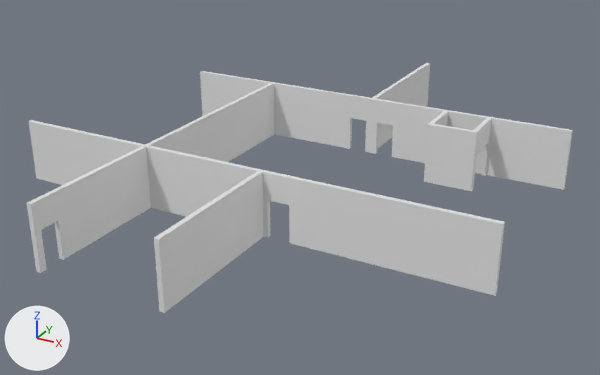
What one commit did to the FBX model Meshes/Bank4thInteriorWall.FBX.
Before and after are seen from a camera (50 mm lens) standing at (19.5, -44.8, 18.7) and looking at (-1.3, -7.0, -0.2). Every picture has the same lights, and +X, +Y and +Z are marked at lower left. Where no turn or scale is listed for an object, it has been applied to the vertices.

Objects in the first picture: 'Bank4thInteriorWall'.
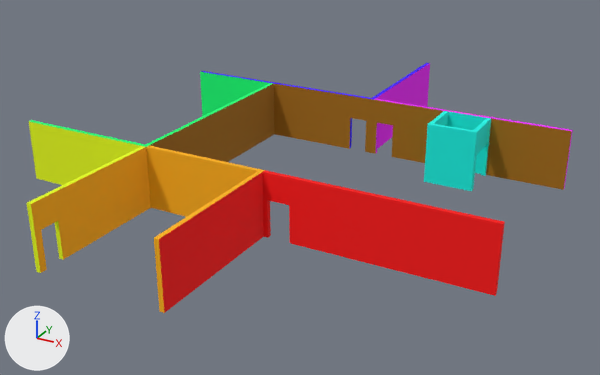
The change in detail:
Material 'Bank4thInteriorWallSet6' (mat_bank4thinteriorwallset6) is new.
Its base color is (1.0, 0.447, 0.0) (orange #ffb200).
Its roughness is 0.859.
Material 'Bank4thInteriorWallSet3' (mat_bank4thinteriorwallset3) is new.
Its base color is (0.0, 0.937, 0.816) (cyan #00f8e9).
Its roughness is 0.859.
Material 'Bank4thInteriorWallSet1' (mat_bank4thinteriorwallset1) is new.
Its base color is (0.0471, 0.0, 1.0) (purple #3d00ff).
Its roughness is 0.859.
Material 'Bank4thInteriorWallSet4' (mat_bank4thinteriorwallset4) is new.
Its base color is (0.0, 1.0, 0.188) (green #00ff78).
Its roughness is 0.859.
Material 'Bank4thInteriorWallSet7' (mat_bank4thinteriorwallset7) is new.
Its base color is (1.0, 0.0, 0.0) (red #ff0000).
Its roughness is 0.859.
Material 'Bank4thInteriorWallSet5' (mat_bank4thinteriorwallset5) is new.
Its base color is (0.82, 0.996, 0.0) (yellow #eaff00).
Its roughness is 0.859.
Material 'Bank4thInteriorWallSet2' (mat_bank4thinteriorwallset2) is new.
Its base color is (0.882, 0.00392, 0.988) (pink #f10dfe).
Its roughness is 0.859.
Material 'Bank4thInteriorWallSet8' (mat_bank4thinteriorwallset8) is new.
Its base color is (0.376, 0.149, 0.0) (brown #a56c00).
Its roughness is 0.859.
me_mesh has 222 vertices, 444 faces and spans x -15.0..11.9, y -21.4..9.0, z -0.1..3.4.
me_mesh is used by ob_bank4thinteriorwall; location (0.0, 0.0, 0.0).
me_mesh part 1: 54 of the faces centred in x -10.6..0.2, y -0.4..5.9, z -0.1..3.4 switch from no material to mat_bank4thinteriorwallset1 (purple #3d00ff).
me_mesh part 2: all 62 faces centred in x 0.3..11.9, y -0.4..-0.2, z -0.1..3.4 switch from no material to mat_bank4thinteriorwallset2 (pink #f10dfe).
me_mesh part 3: all 8 faces centred in x 0.1..0.2, y 2.9..9.0, z 0.6..2.9 switch from no material to mat_bank4thinteriorwallset2 (pink #f10dfe).
me_mesh part 4: all 88 faces centred in x 4.7..7.5, y -3.2..-0.5, z -0.1..3.4 switch from no material to mat_bank4thinteriorwallset3 (cyan #00f8e9).
me_mesh part 5: 50 of the faces centred in x -15.0..-6.8, y -13.4..-0.3, z -0.1..3.4 switch from no material to mat_bank4thinteriorwallset4 (green #00ff78).
me_mesh part 6: 32 of the faces centred in x -9.7..-6.8, y -21.4..-13.4, z -0.1..3.4 switch from no material to mat_bank4thinteriorwallset5 (yellow #eaff00).
me_mesh part 7: 2 of the faces centred in x -12.3, y -13.4, z 0.6..2.9 switch from no material to mat_bank4thinteriorwallset5 (yellow #eaff00).
me_mesh part 8: 52 of the faces centred in x -6.7..0.2, y -21.4..-13.3, z -0.1..3.4 switch from no material to mat_bank4thinteriorwallset6 (orange #ffb200).
me_mesh part 9: 34 of the faces centred in x 0.2..11.9, y -18.8..-13.3, z -0.1..3.4 switch from no material to mat_bank4thinteriorwallset7 (red #ff0000).
me_mesh part 10: all 28 faces centred in x -6.7..1.3, y -13.2..-8.0, z 0.6..2.9 switch from no material to mat_bank4thinteriorwallset8 (brown #a56c00).
me_mesh part 11: all 26 faces centred in x -6.7..3.6, y -4.2..-0.5, z 0.6..2.9 switch from no material to mat_bank4thinteriorwallset8 (brown #a56c00).
me_mesh part 12: all 4 faces centred in x 9.0..10.4, y -0.5, z 0.6..2.9 switch from no material to mat_bank4thinteriorwallset8 (brown #a56c00).

What differs and where, as boxes (x1, y1, x2, y2) in the pictures (600 x 375 px):
part 1 of me_mesh, recoloured
    both: (201, 63, 429, 148)
part 2 of me_mesh, recoloured (white to pink)
    both: (374, 98, 573, 188)
part 3 of me_mesh, recoloured (grey to pink)
    both: (376, 63, 430, 149)
part 4 of me_mesh, recoloured (grey to cyan)
    both: (424, 111, 491, 191)
part 5 of me_mesh, recoloured (grey to green)
    both: (29, 72, 273, 147)
part 6 of me_mesh, recoloured (grey to yellow)
    both: (27, 145, 145, 273)
part 7 of me_mesh, recoloured (grey to yellow)
    both: (29, 122, 140, 185)
part 8 of me_mesh, recoloured (grey to orange)
    both: (31, 145, 265, 313)
part 9 of me_mesh, recoloured (grey to red)
    both: (159, 170, 505, 313)
part 10 of me_mesh, recoloured (grey to brown)
    both: (150, 105, 273, 162)
part 11 of me_mesh, recoloured (grey to brown)
    both: (169, 84, 443, 163)
part 12 of me_mesh, recoloured (grey to brown)
    both: (486, 118, 572, 190)
